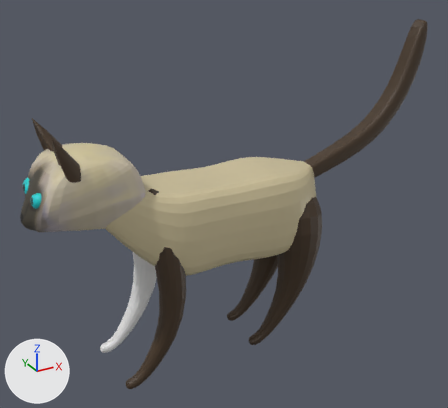
The OBJ model FARM-LIFE/models/cat/cat.obj: old version first, new version second.
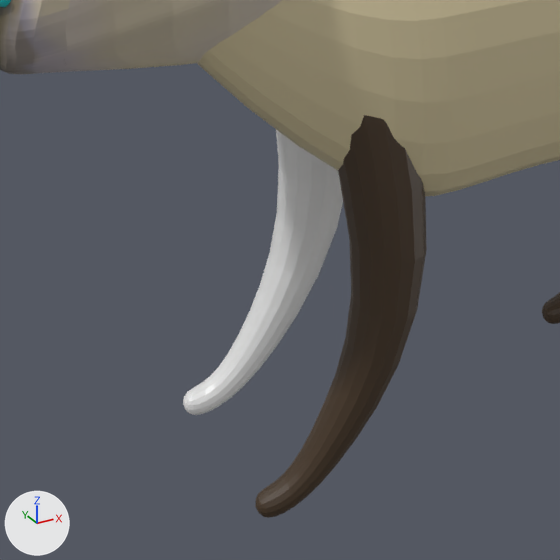
There are two pictures of each version: one whole from a 50 mm camera at (-3.42, -6.48, 4.2) aimed at (0.71, 1.03, 0.44), one close up on the part from 8% to 52% of the width and 51% to 99% of the height. The lights are fixed; the arrows at lower left show +X, +Y and +Z. Where no turn or scale is listed for an object, it has been applied to the vertices.

The older version as bpy lines, for what is in view:
```python
me_body_cube = bpy.data.meshes.new('Body_Cube')
me_body_cube.from_pydata(...)  # 1045 vertices, 1024 faces; spans x -1.45..2.18, y 0.24..1.56, z -0.33..1.24
me_body_cube.materials.append(mat_body)  # picture img_base_png
me_leftforeleg_cube_003 = bpy.data.meshes.new('LeftForeleg_Cube.003')
me_leftforeleg_cube_003.from_pydata(...)  # 290 vertices, 288 faces; spans x -1.21..-0.23, y 0.24..0.76, z -1.85..1.1
me_leftforeleg_cube_003.materials.append(mat_point_colours)  # picture img_points_png
me_rightforeleg_cube_004 = bpy.data.meshes.new('RightForeleg_Cube.004')
me_rightforeleg_cube_004.from_pydata(...)  # 290 vertices, 288 faces; spans x -1.26..-0.23, y 1.07..1.62, z -1.87..1.06
me_rightforeleg_cube_004.materials.append(mat_none)  # white #e7e7e7
ob_body_cube = bpy.data.objects.new('Body_Cube', me_body_cube)
ob_body_cube.location = (0.0, 0.0, 0.0)
ob_leftforeleg_cube_003 = bpy.data.objects.new('LeftForeleg_Cube.003', me_leftforeleg_cube_003)
ob_leftforeleg_cube_003.location = (0.0, 0.0, 0.0)
ob_rightforeleg_cube_004 = bpy.data.objects.new('RightForeleg_Cube.004', me_rightforeleg_cube_004)
ob_rightforeleg_cube_004.location = (0.0, 0.0, 0.0)
# also in view: 'Head_Cube.010' at (-1.48, 0.9, 1.14)
```
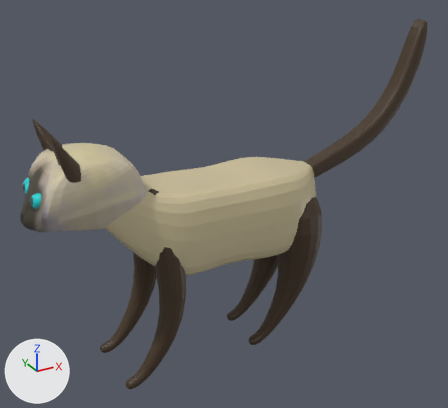
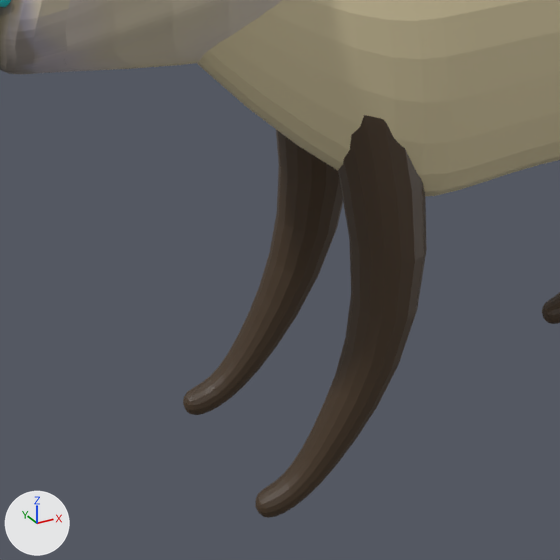
Location of each change, (x1, y1, x2, y2) in pixels of the close-ups (560 x 560 px):
'RightForeleg_Cube.004', recoloured (grey to brown)
    both: (183, 130, 343, 415)

What the commit changed:
me_rightforeleg_cube_004 has 290 vertices, 288 faces and spans x -1.26..-0.23, y 1.07..1.62, z -1.87..1.06.
me_rightforeleg_cube_004 no longer uses material mat_none (white #e7e7e7).
me_rightforeleg_cube_004 now uses material mat_point_colours (picture img_points_png).
